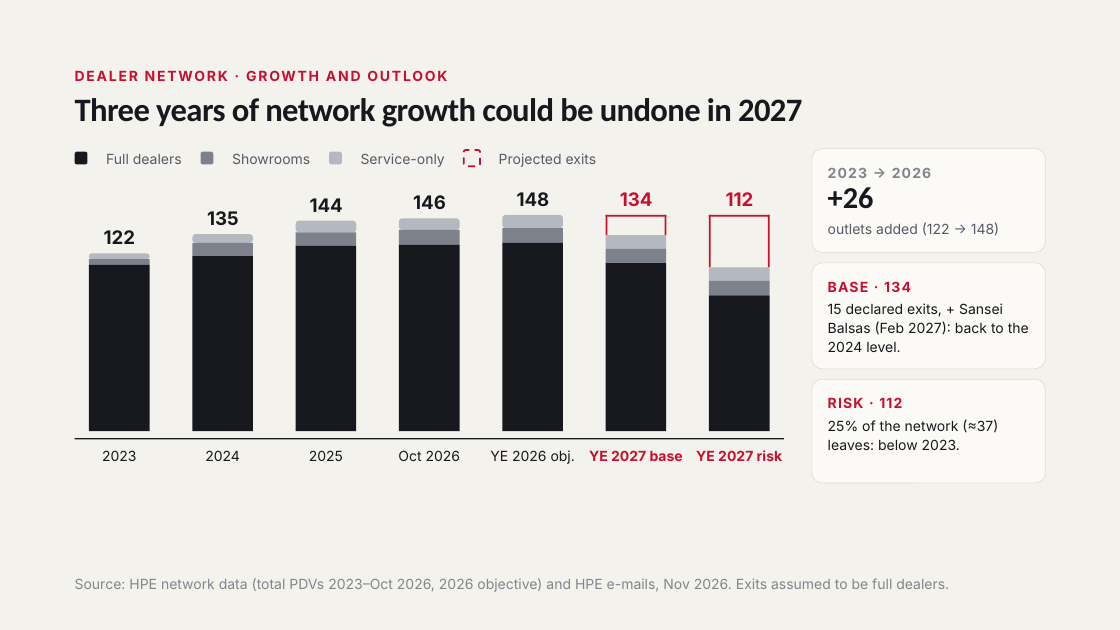
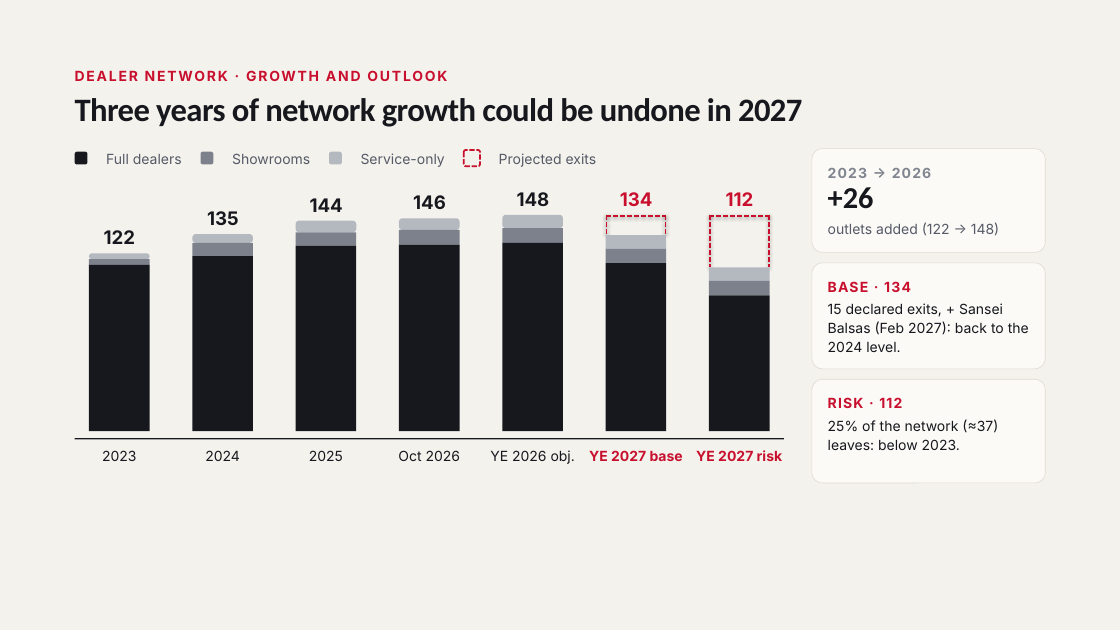
Before and after one commit to FLeone2/mercado-atlas, a slide deck: slide 36 of Mitsubishi_Brazil_Market_Network_Nov2026.pptx (slide 33 before the commit). Drawn at 1120x630 pixels with LibreOffice and Linux fonts; fonts in the diff are those of the drawing. Boxes give left, top, right and bottom in pixels: in the first picture for what was removed or moved away, otherwise in the second. Text is boxed around its words. In the diff, an @@ line names an element or a change of style, - is before the commit and + after.

```diff
--- a/Mitsubishi_Brazil_Market_Network_Nov2026.pptx
+++ b/Mitsubishi_Brazil_Market_Network_Nov2026.pptx
@@ rectangle removed at bbox=[606, 215, 666, 217] @@
@@ rectangle removed at bbox=[606, 215, 607, 235] @@
@@ line added from (606, 216) to (666, 216), #C8102E 1.5 pt dashed @@
@@ line added from (607, 215) to (607, 235), #C8102E 1.5 pt dashed @@
@@ rectangle removed at bbox=[665, 215, 666, 235] @@
@@ line added from (665, 215) to (665, 235), #C8102E 1.5 pt dashed @@
@@ rectangle removed at bbox=[709, 215, 770, 217] @@
@@ rectangle removed at bbox=[709, 215, 711, 267] @@
@@ line added from (709, 216) to (770, 216), #C8102E 1.5 pt dashed @@
@@ line added from (710, 215) to (710, 267), #C8102E 1.5 pt dashed @@
@@ rectangle removed at bbox=[768, 215, 770, 267] @@
@@ line added from (769, 215) to (769, 267), #C8102E 1.5 pt dashed @@
@@ text removed at bbox=[75, 578, 949, 592] @@
-Source: HPE network data (total PDVs 2023–Oct 2026, 2026 objective) and HPE e-mails, Nov 2026. Exits assumed to be full dealers.
```
Also in this commit, not shown: 37 other slides changed, 3 slides added.
